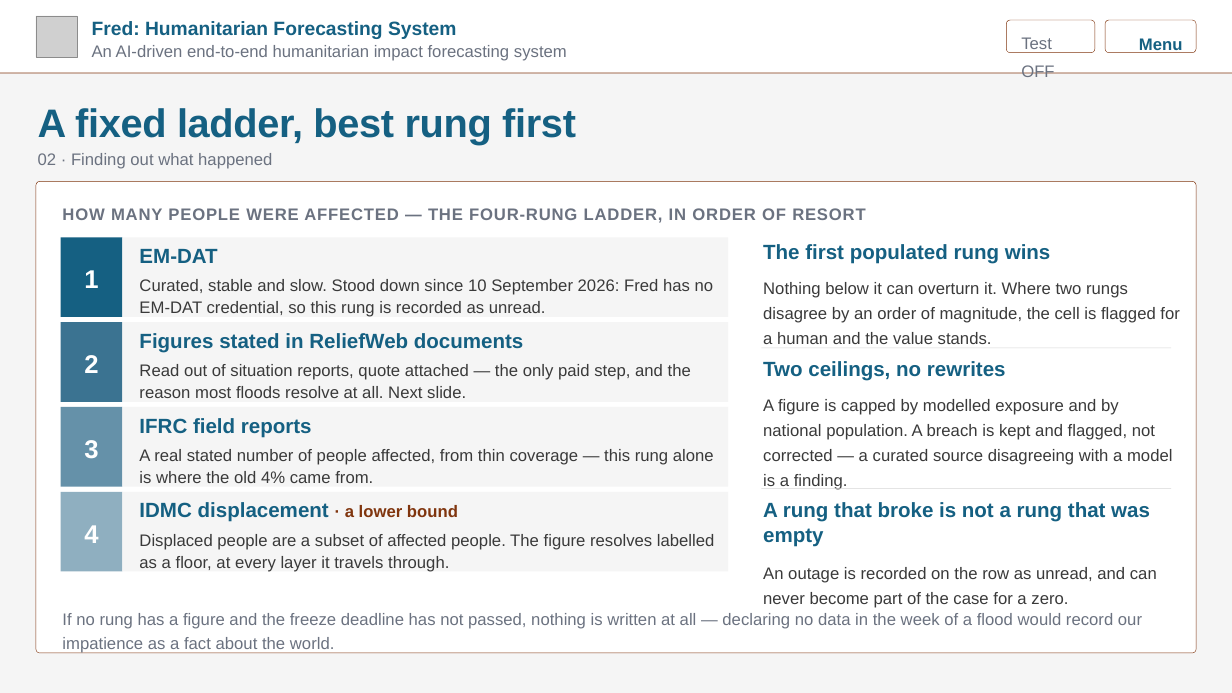
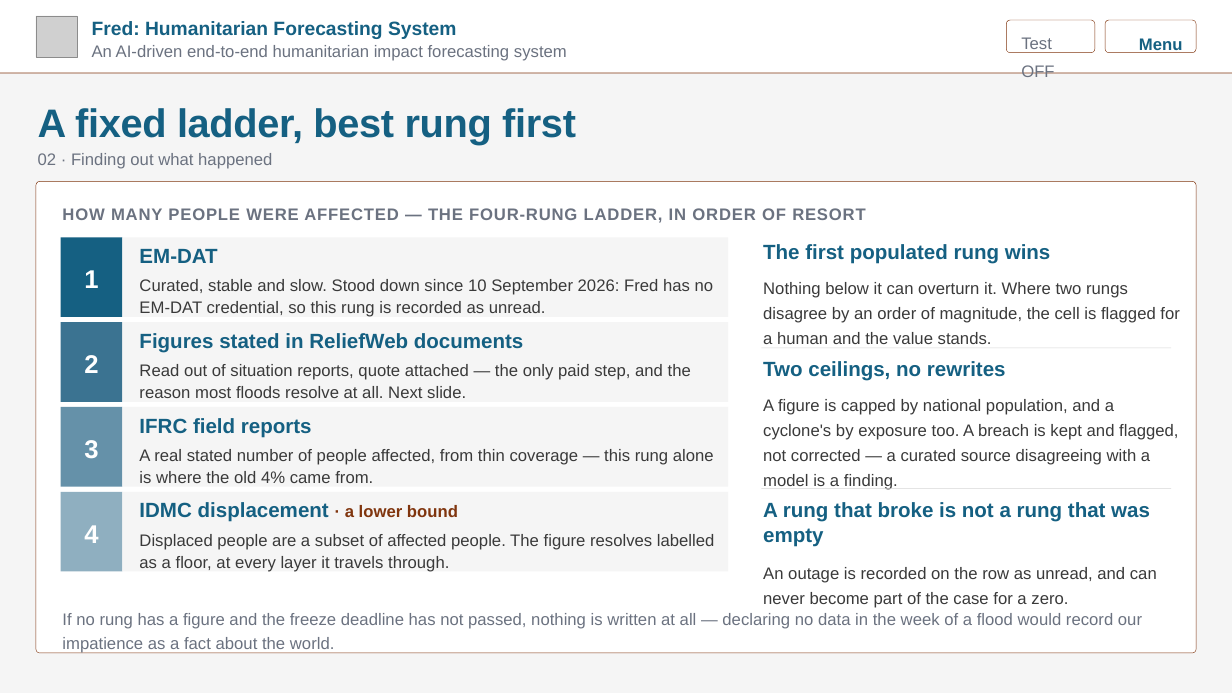
Before and after one commit to kwyjad/Pythia, a slide deck: slide 8 of docs/decks/5_resolution_calibration.pptx. Drawn at 1232x693 pixels with LibreOffice and Linux fonts; fonts in the diff are those of the drawing; grey boxes stand for pictures; background and template pictures are left out. Boxes give left, top, right and bottom in pixels: in the first picture for what was removed or moved away, otherwise in the second. Text is boxed around its words. In the diff, an @@ line names an element or a change of style, - is before the commit and + after.

```diff
--- a/docs/decks/5_resolution_calibration.pptx
+++ b/docs/decks/5_resolution_calibration.pptx
@@ text at (763,399,1178,490): text changed @@
-A figure is capped by modelled exposure and by national population. A breach is kept and flagged, not corrected — a curated source disagreeing with a model is a finding.
+A figure is capped by national population, and a cyclone's by exposure too. A breach is kept and flagged, not corrected — a curated source disagreeing with a model is a finding.
```
Also in this commit, not shown: 3 other slides changed, 5 other files.
